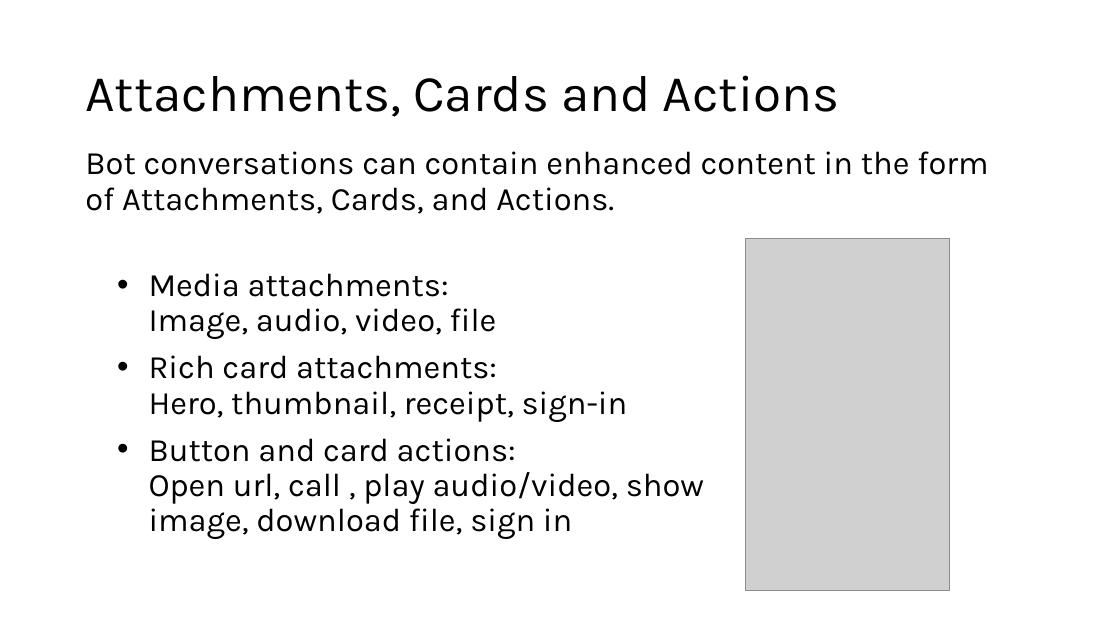
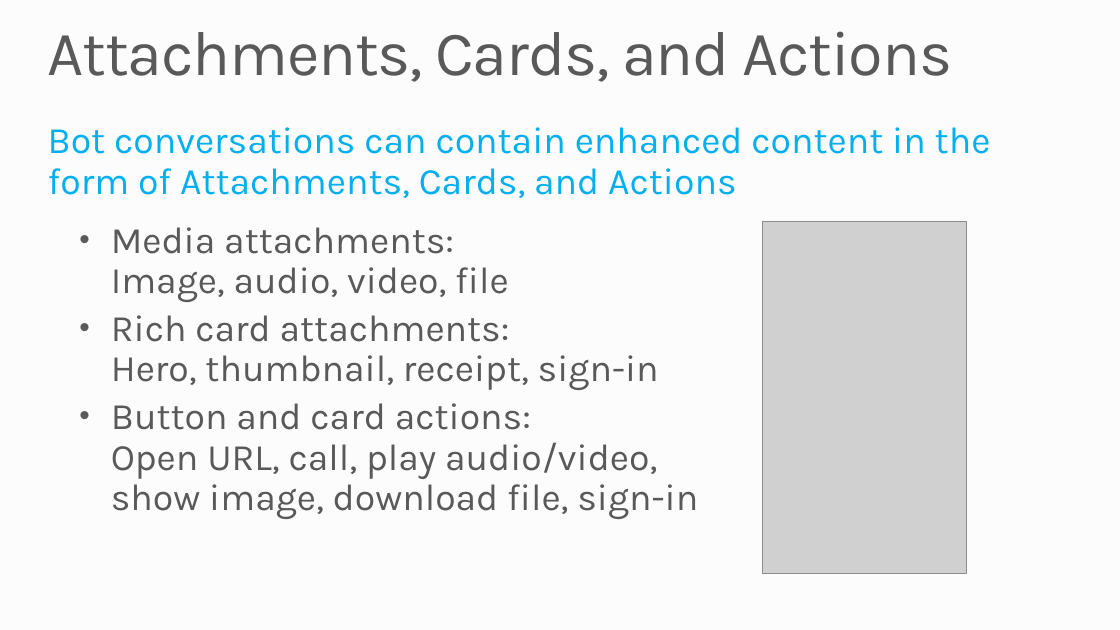
Before and after one commit to MSRConnections/Azure-training-course, a slide deck: slide 13 of Content/Bots (Draft)/Microsoft Bot Framework.pptx. Drawn at 1120x630 pixels with LibreOffice and Linux fonts; fonts in the diff are those of the drawing; grey boxes stand for pictures; background and template pictures are left out. Boxes give left, top, right and bottom in pixels: in the first picture for what was removed or moved away, otherwise in the second. Text is boxed around its words. In the diff, an @@ line names an element or a change of style, - is before the commit and + after.

```diff
--- a/Content/Bots (Draft)/Microsoft Bot Framework.pptx
+++ b/Content/Bots (Draft)/Microsoft Bot Framework.pptx
@@ background #FFFFFF to #FCFCFC @@
@@ title "Attachments, Cards, and Actions" at bbox=[48, 31, 952, 82]: vertical alignment middle to top @@
@@ title at bbox=[48, 31, 952, 82]: text changed; size 44 to 54 pt; text colour #000000 to #595959 @@
-Attachments, Cards and Actions
+Attachments, Cards, and Actions
@@ text at bbox=[48, 127, 991, 198]: text changed; size 28 to 32 pt; text colour #000000 to #03AFEF @@
-Bot conversations can contain enhanced content in the form of Attachments, Cards, and Actions.
+Bot conversations can contain enhanced content in the form of Attachments, Cards, and Actions
@@ text "Media attachments: Image, audio, video, ...": place and size @@
-text "Media attachments: Image, audio, video, ..." at bbox=[149, 273, 704, 539]
+text "Media attachments: Image, audio, video, ..." at bbox=[111, 227, 698, 519]
@@ text at bbox=[111, 227, 659, 390]: size 28 to 32 pt, text colour #000000 to #595959 in "Media attachments: Image, audio, video, file", "Rich card attachments: Hero, thumbnail, receipt, sign-in"; less space between paragraphs @@
@@ picture: place and size @@
-picture at bbox=[746, 239, 950, 592]
+picture at bbox=[763, 221, 967, 574]
@@ text at bbox=[111, 403, 698, 519]: text changed; size 28 to 32 pt; text colour #000000 to #595959 @@
-• Button and card actions:
-  Open url, call , play audio/video, show image, download file, sign in
+• Button and card actions:
+  Open URL, call, play audio/video, show image, download file, sign-in
```
Also in this commit, not shown: 14 other slides changed.
